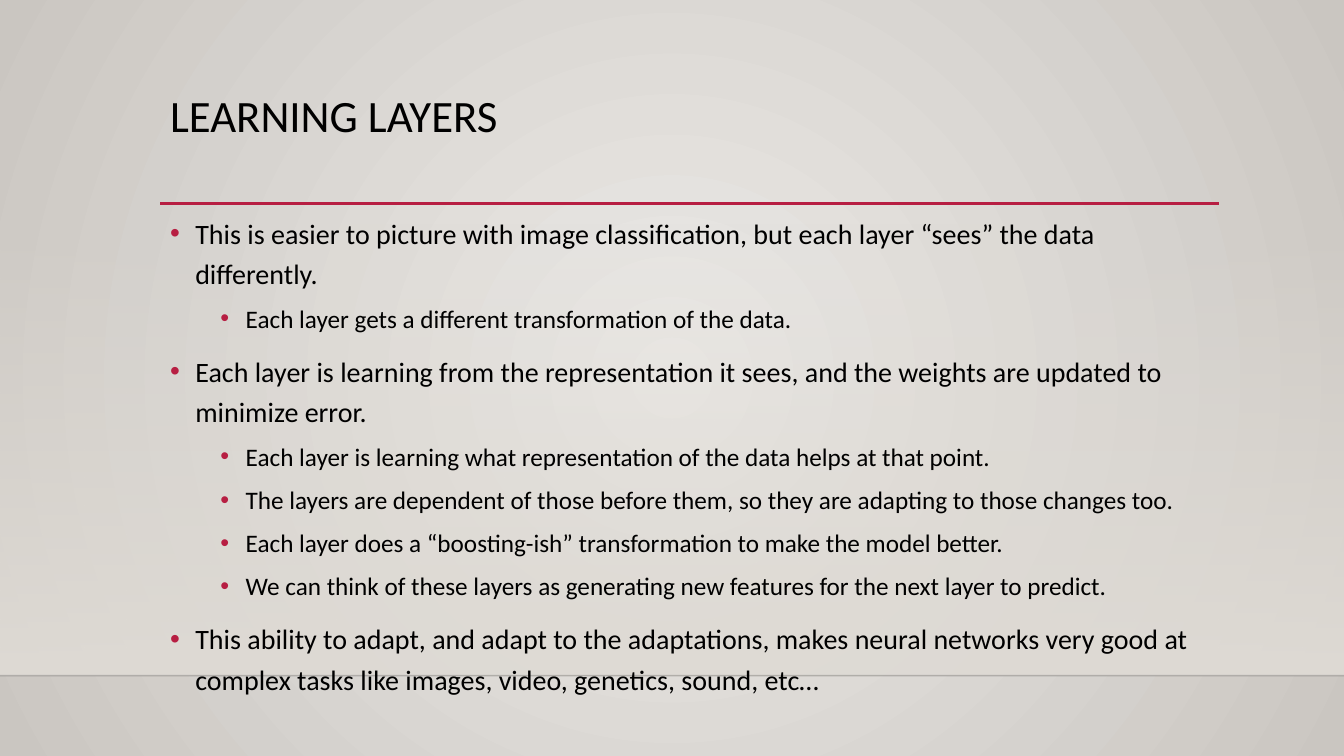
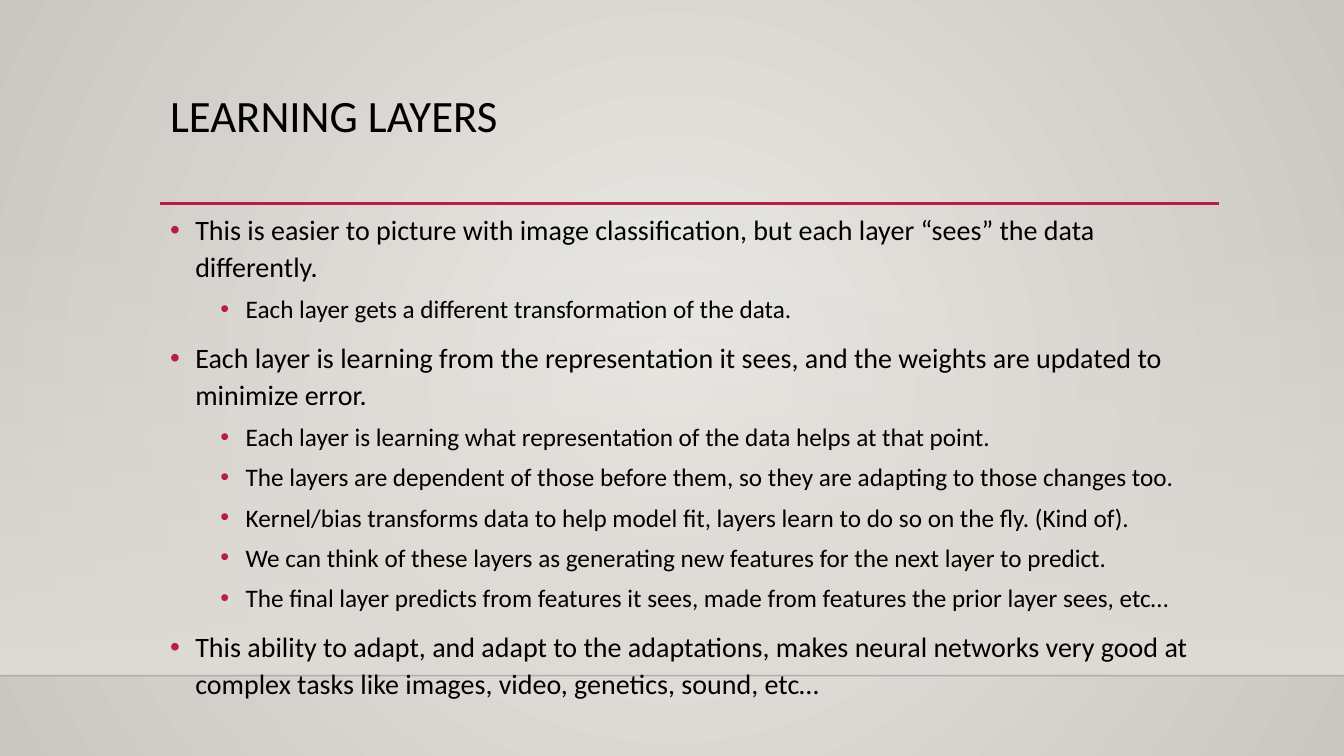
Before and after one commit to calvint13/Intro_to_Machine_Learning_Student_Workbooks, a slide deck: slide 23 of reference_content/Slides/simple_nn_basics.pptx. Drawn at 1344x756 pixels with LibreOffice and Linux fonts; fonts in the diff are those of the drawing; background and template pictures are left out. Boxes give left, top, right and bottom in pixels: in the first picture for what was removed or moved away, otherwise in the second. Text is boxed around its words. In the diff, an @@ line names an element or a change of style, - is before the commit and + after.

```diff
--- a/reference_content/Slides/simple_nn_basics.pptx
+++ b/reference_content/Slides/simple_nn_basics.pptx
@@ text at bbox=[195, 220, 1188, 662]: line spacing 1.2 to 1.1 @@
@@ text at bbox=[246, 509, 1129, 531]: text changed @@
-  • Each layer does a “boosting-ish” transformation to make the model better.
+  • Kernel/bias transforms data to help model fit, layers learn to do so on the fly. (Kind of).
@@ text at bbox=[246, 589, 1169, 611]: paragraph added @@
+  • The final layer predicts from features it sees, made from features the prior layer sees, etc…
```
Also in this commit, not shown: 3 other slides changed, 2 other files.
